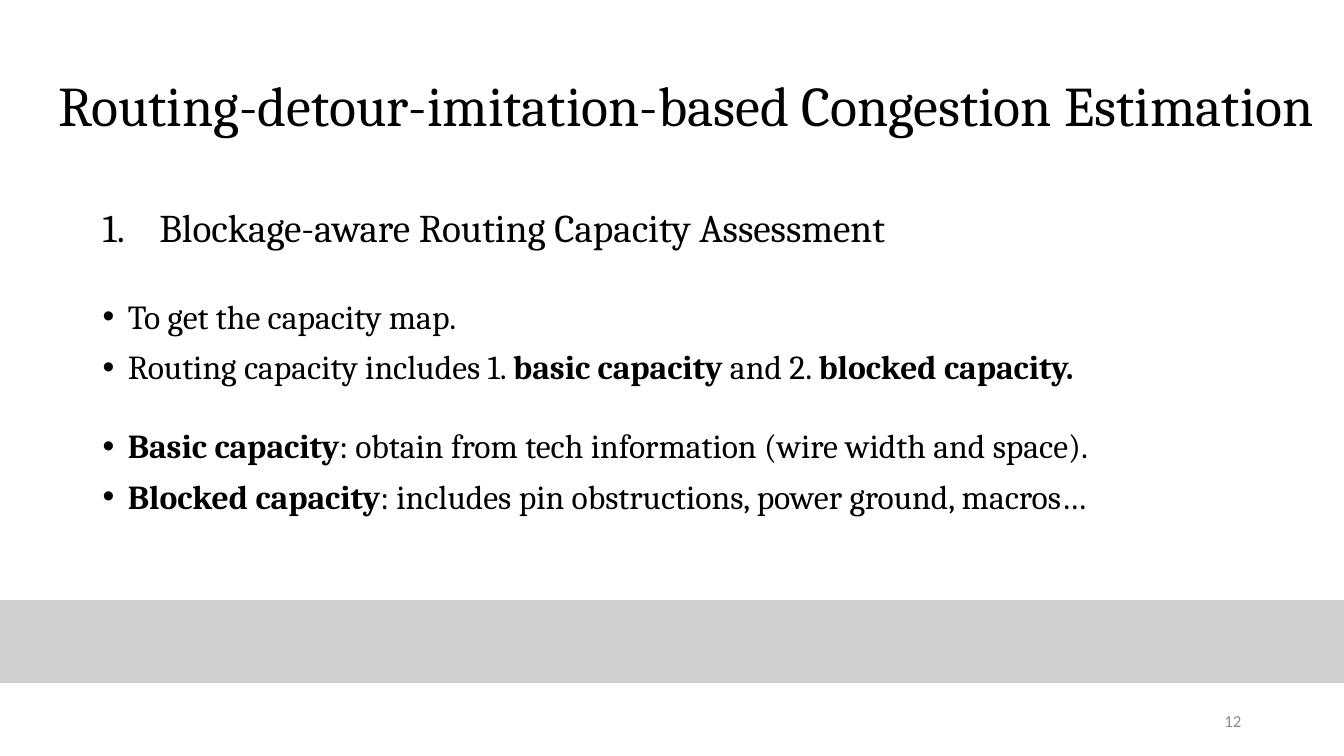
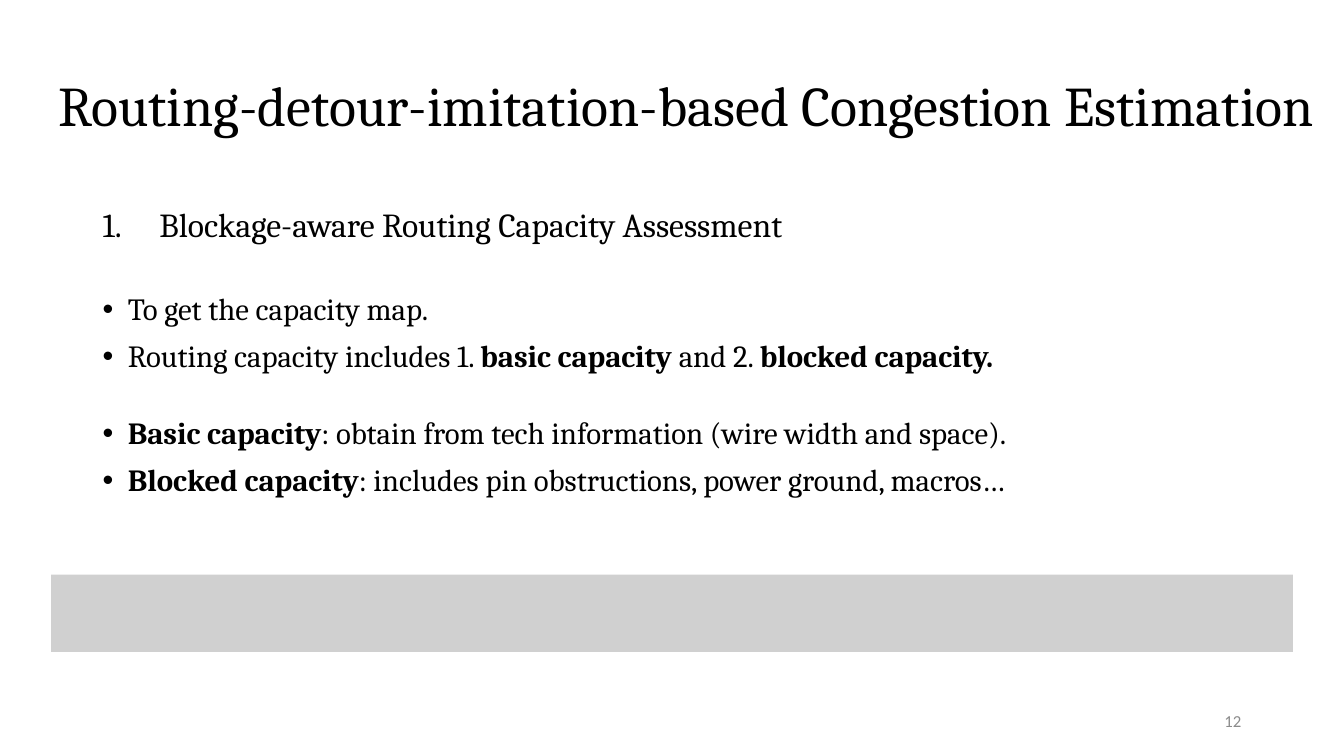
Before and after one commit to Pacific-Feng-Studuies/Studied-Papers, a slide deck: slide 13 of GM/Placement/PUFFER A Routability-Driven Placement Framework via Cell Padding/PUFFER A Routability-Driven Placement Framework via Cell Padding.pptx. Drawn at 1344x756 pixels with LibreOffice and Linux fonts; fonts in the diff are those of the drawing; grey boxes stand for pictures. Boxes give left, top, right and bottom in pixels: in the first picture for what was removed or moved away, otherwise in the second. Text is boxed around its words. In the diff, an @@ line names an element or a change of style, - is before the commit and + after.

```diff
--- a/GM/Placement/PUFFER A Routability-Driven Placement Framework via Cell Padding/PUFFER A Routability-Driven Placement Framework via Cell Padding.pptx
+++ b/GM/Placement/PUFFER A Routability-Driven Placement Framework via Cell Padding/PUFFER A Routability-Driven Placement Framework via Cell Padding.pptx
@@ text "Blockage-aware Routing Capacity Assessment" at (x1=128, y1=213, x2=1006, y2=498): size 28 to 24 pt in "Blockage-aware Routing Capacity Assessment"; size 24 to 22 pt in "To get the capacity map.", "Routing capacity includes 1. basic capacity and ...", "Basic capacity: obtain from tech information (wire ...", "Blocked capacity: includes pin obstructions, power ground, ..." @@
@@ picture resized from (x1=0, y1=600, x2=1344, y2=683) to (x1=51, y1=575, x2=1294, y2=652) @@
```
Also in this commit, not shown: 13 other slides changed, 4 slides added, 1 other file.
